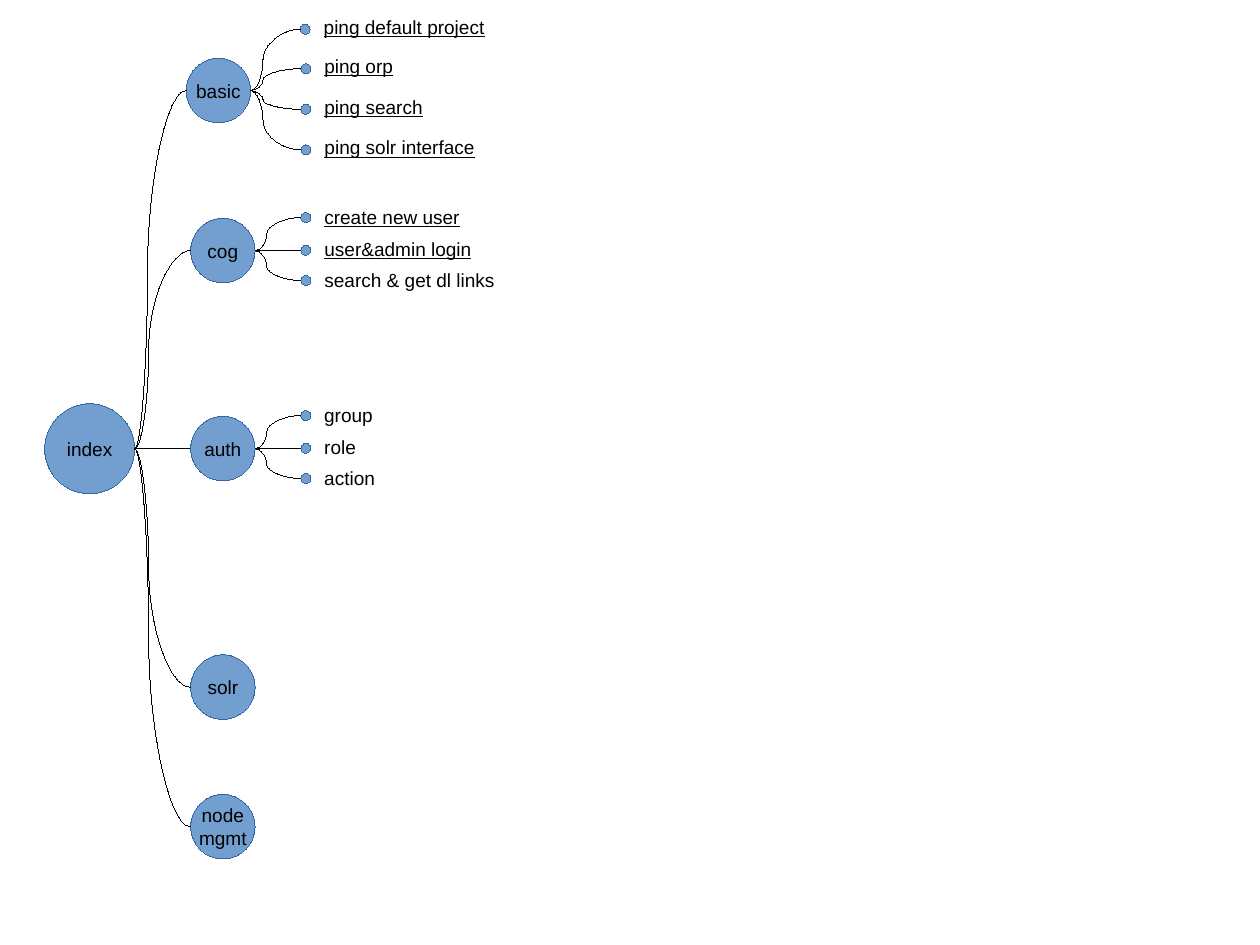
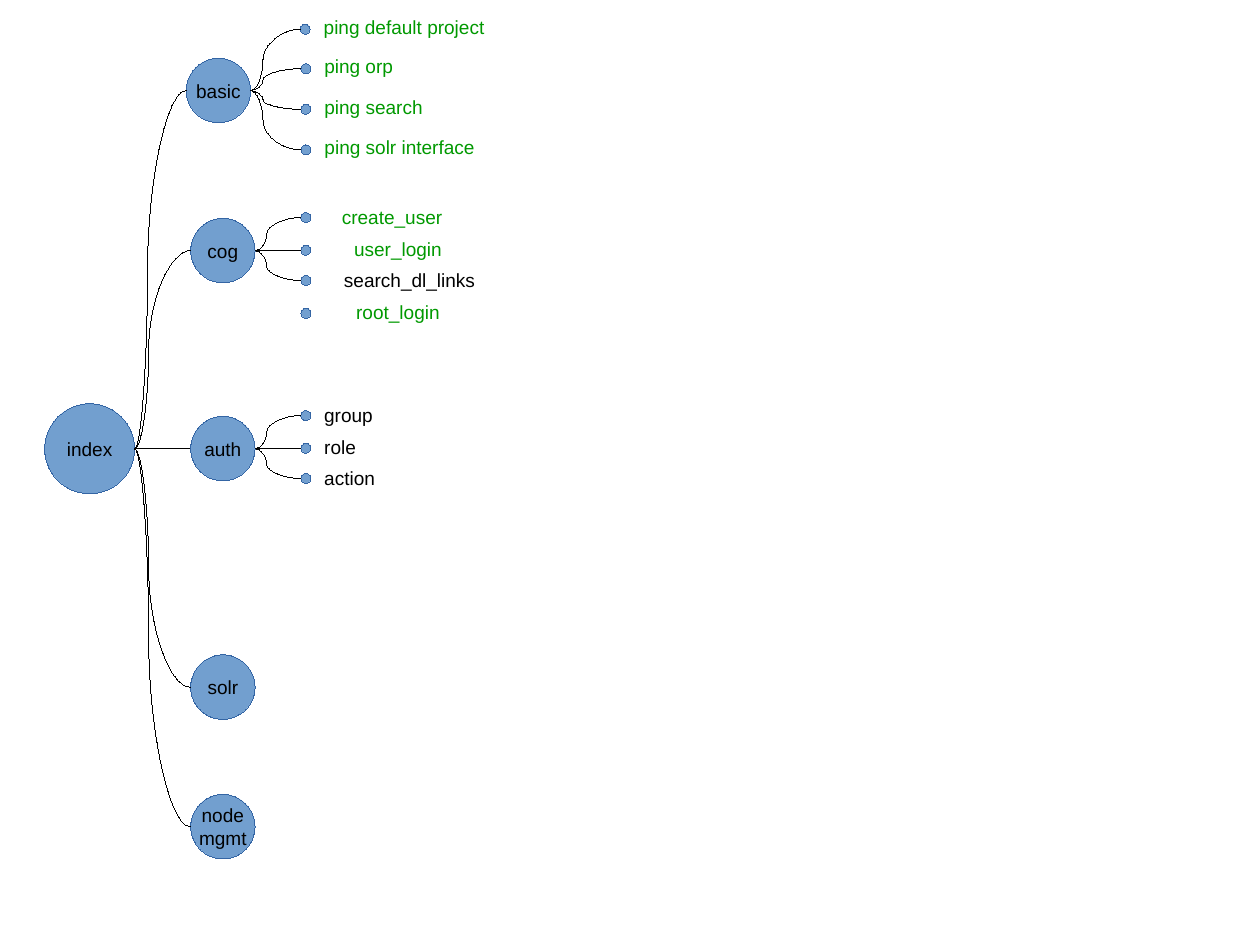
Before and after one commit to ESGF/esgf-test-suite, a slide deck: slide 2 of esgf-test-suite/doc/test_plan.odp. Drawn at 1260x945 pixels with LibreOffice and Linux fonts; fonts in the diff are those of the drawing. Boxes give left, top, right and bottom in pixels: in the first picture for what was removed or moved away, otherwise in the second. Text is boxed around its words. In the diff, an @@ line names an element or a change of style, - is before the commit and + after.

```diff
--- a/esgf-test-suite/doc/test_plan.odp
+++ b/esgf-test-suite/doc/test_plan.odp
@@ text colour #000000 to #009900, underline off in 4 elements at (324,20,484,38), (324,59,393,77), (324,100,423,118), (324,140,475,158) @@
@@ text at (342,211,442,228): text changed; text colour #000000 to #009900 @@
-create new user
+create_user
@@ text at (354,242,442,260): text changed; text colour #000000 to #009900 @@
-user&admin login
+user_login
@@ text at (344,273,475,291): text changed @@
-search & get dl links
+search_dl_links
@@ ellipse added at (301,309,311,319), fill #729FCF, outline #3465A4 0 pt @@
@@ text added at (356,305,439,323), 12 pt, text #009900 @@
+root_login
```
Also in this commit, not shown: 4 other slides changed, 4 other files.
